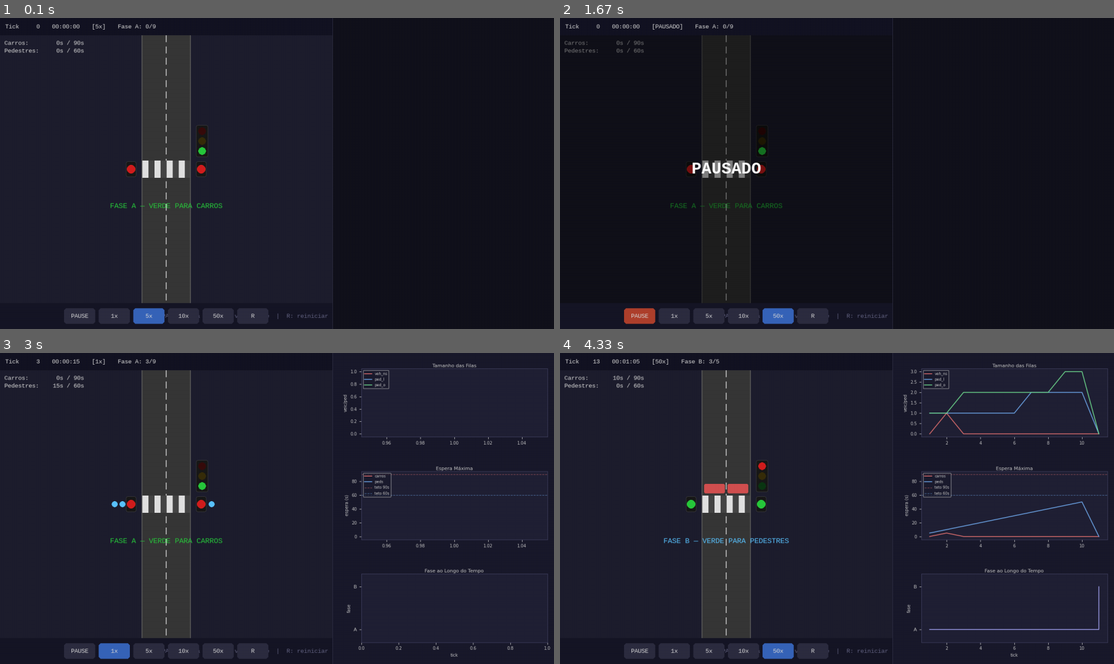
Above: before the commit, frames 1-4 (two rows, left to right).
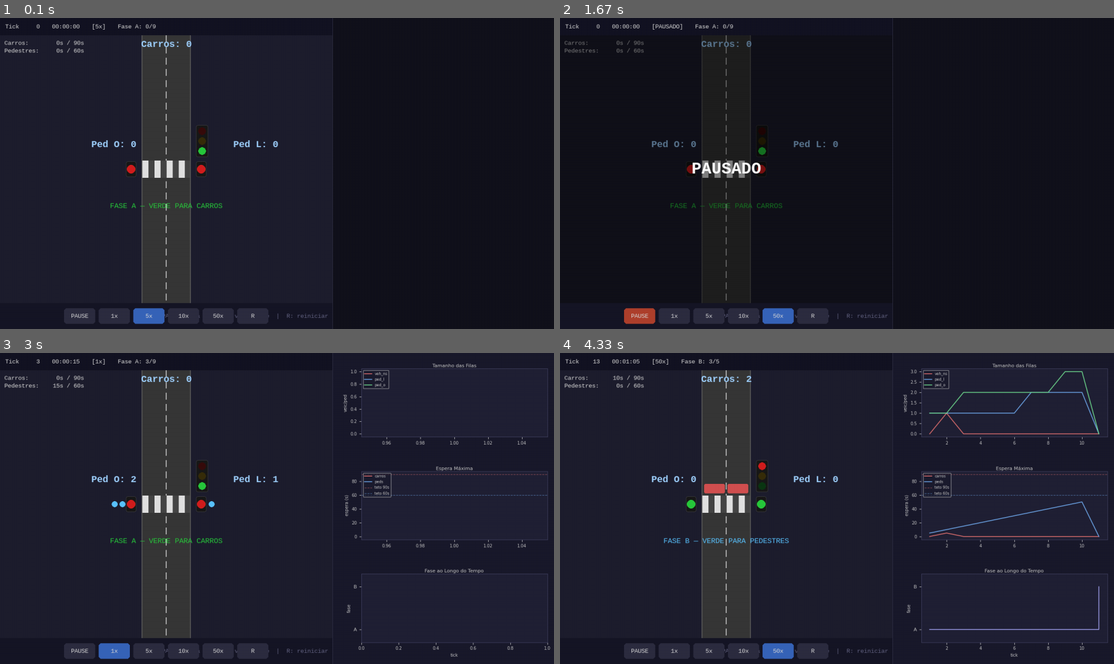
Above: after the commit, the same moments.

Repository: camilashingaki/smart-traffic-light
Game: pygame game, started from machine-learning/scripts/run_visual_demo.py
Same seed, same stepped clock (60 frames per second), same inputs: the game is played once before the commit and once after it.
Inputs (mouse positions are in pixels of both pictures, inside the frame that each line leads up to):
- Up to frame 1 (0.1 s): no input
- Up to frame 2 (1.67 s): click (776, 316) at 0.38 s; tap Space at 0.67 s; click (814, 316) at 1.05 s; click (1041, 282) at 1.38 s
- Up to frame 3 (3 s): tap one key every 0.33 s from 1.67 s: 4 1 Space Space
- Up to frame 4 (4.33 s): click (776, 651) at 3.05 s; click (676, 651) at 3.38 s; tap 4 at 3.67 s; click (676, 449) at 4.05 s

The runs differ from the first frame. In frame 1, 0.2% of the frame differs, in the area x 16-51%, y 7-42%; in frame 2, 0.2%; in frame 3, 0.2%; in frame 4, 0.2%.

Commit message:
feat(viz): contadores numericos das filas

Diff:
--- a/machine-learning/src/visualization/pygame_renderer.py
+++ b/machine-learning/src/visualization/pygame_renderer.py
@@ -30,6 +30,7 @@
 _TEXT             = (215, 215, 215)
 _TEXT_WARN        = (255,  75,  75)
 _TEXT_YELLOW      = (255, 200,  50)
+_COUNTER_COL      = (160, 210, 255)   # azul-gelo para contadores de fila
 _HUD_BG           = (20,  20,  35)
 _CTRL_BG          = (22,  22,  38)
 _BTN_ACTIVE       = (55,  100, 185)
@@ -150,6 +151,7 @@
         self._draw_zebra(surface)
         self._draw_cars(surface, state)
         self._draw_peds(surface, state)
+        self._draw_queue_counters(surface, state)
         self._draw_traffic_light(surface, state, is_yellow)
         self._draw_ped_signals(surface, state, is_yellow)
         self._draw_phase_label(surface, state, is_yellow)
@@ -234,6 +236,26 @@
         draw_cluster(state["ped_o"]["size"], self._ped_w_x, grow_right=False)
         draw_cluster(state["ped_l"]["size"], self._ped_e_x, grow_right=True)
 
+    # ── Contadores de fila ───────────────────────────────────────────────────
+
+    def _draw_queue_counters(self, surface: pygame.Surface, state: dict[str, Any]) -> None:
+        """Exibe contagem numérica de cada fila em texto grande no cruzamento."""
+        n_car   = state["veh_ns"]["size"]
+        n_ped_e = state["ped_l"]["size"]
+        n_ped_o = state["ped_o"]["size"]
+
+        # Carros — centrado na via, topo da área do cruzamento
+        t_car = self._fn_lg.render(f"Carros: {n_car}", True, _COUNTER_COL)
+        surface.blit(t_car, (self._road_cx - t_car.get_width() // 2, self._cx_y + 8))
+
+        # Pedestres leste — à direita dos círculos (folga de 100 px a partir de _road_r)
+        t_pe = self._fn_lg.render(f"Ped L: {n_ped_e}", True, _COUNTER_COL)
+        surface.blit(t_pe, (self._road_r + 100, self._zebra_cy - 70))
+
+        # Pedestres oeste — alinhado à direita, encostado à margem oeste da via
+        t_po = self._fn_lg.render(f"Ped O: {n_ped_o}", True, _COUNTER_COL)
+        surface.blit(t_po, (self._road_l - 14 - t_po.get_width(), self._zebra_cy - 70))
+
     # ── Semáforos ────────────────────────────────────────────────────────────
 
     def _draw_traffic_light(
